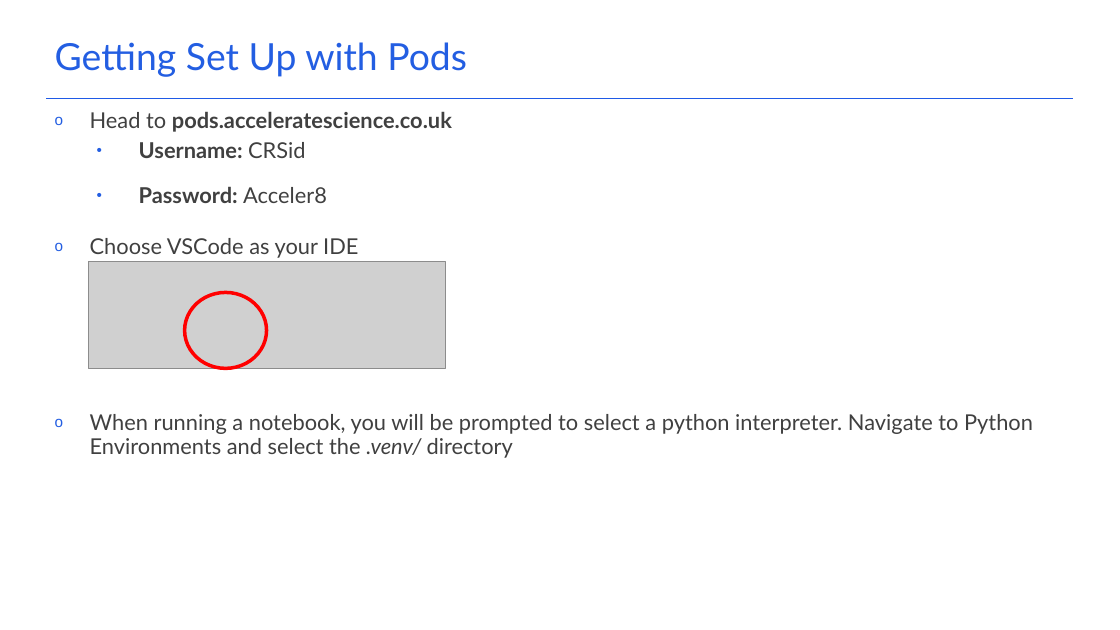
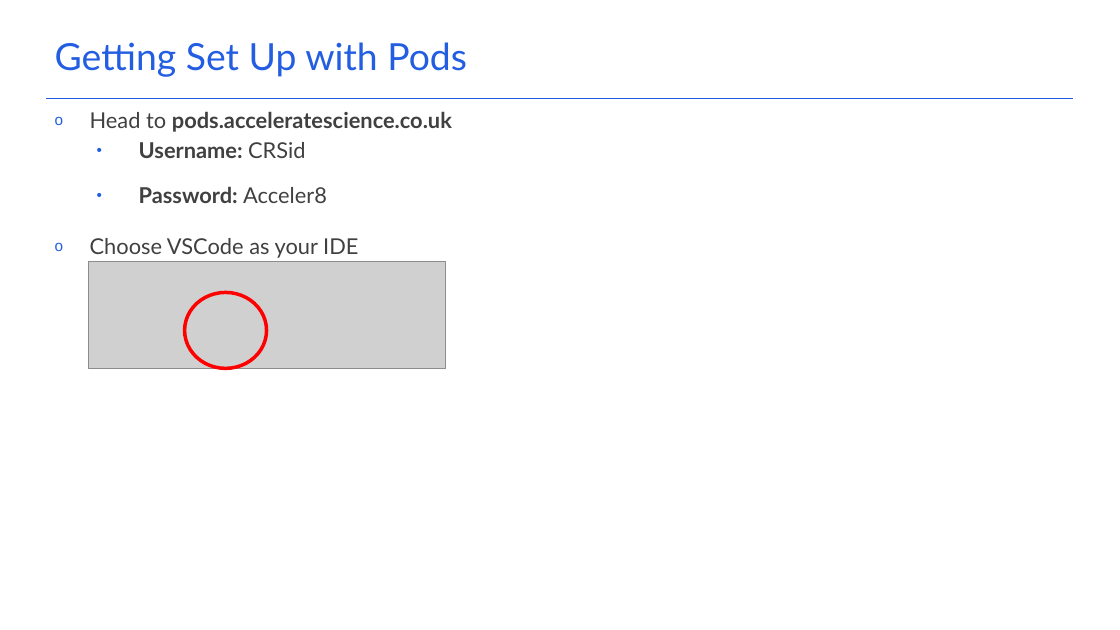
Before and after one commit to acceleratescience/resource-hub, a slide deck: slide 13 of packaging-publishing/Slides/2_versioncontrol.pptx. Drawn at 1120x630 pixels with LibreOffice and Linux fonts; fonts in the diff are those of the drawing; grey boxes stand for pictures; background and template pictures are left out. Boxes give left, top, right and bottom in pixels: in the first picture for what was removed or moved away, otherwise in the second. Text is boxed around its words. In the diff, an @@ line names an element or a change of style, - is before the commit and + after.

```diff
--- a/packaging-publishing/Slides/2_versioncontrol.pptx
+++ b/packaging-publishing/Slides/2_versioncontrol.pptx
@@ text at (90, 414, 1033, 458): paragraph removed @@
-o When running a notebook, you will be prompted to select a python interpreter. Navigate to Python Environments and select the .venv/ directory
```
Also in this commit, not shown: 4 other files.
